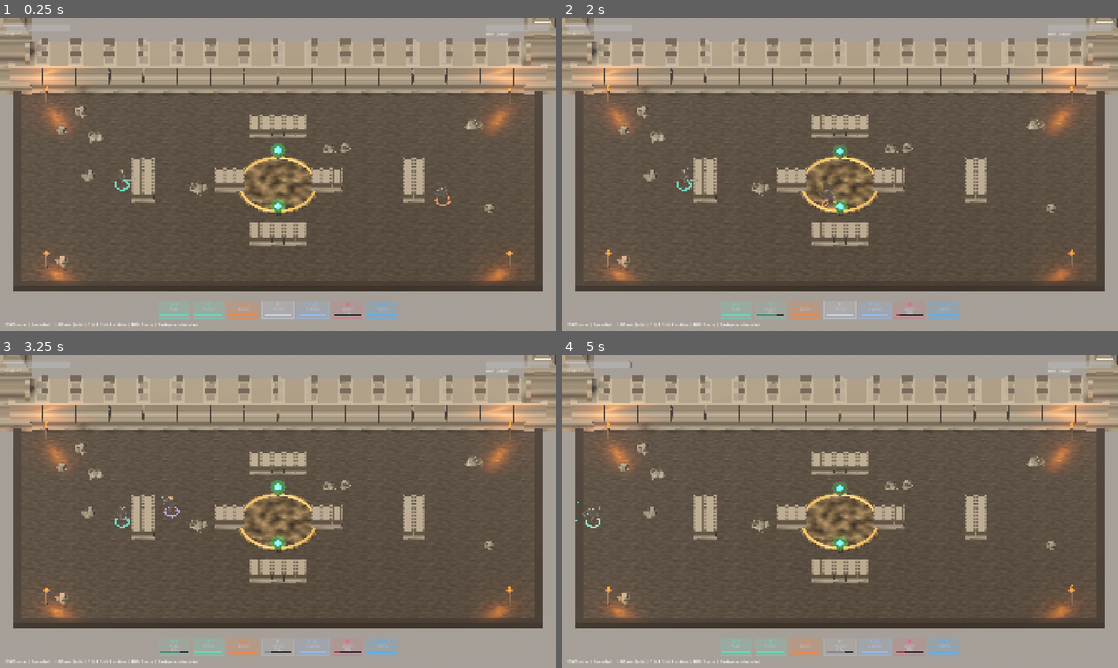
Above: before the commit, frames 1-4 (two rows, left to right).
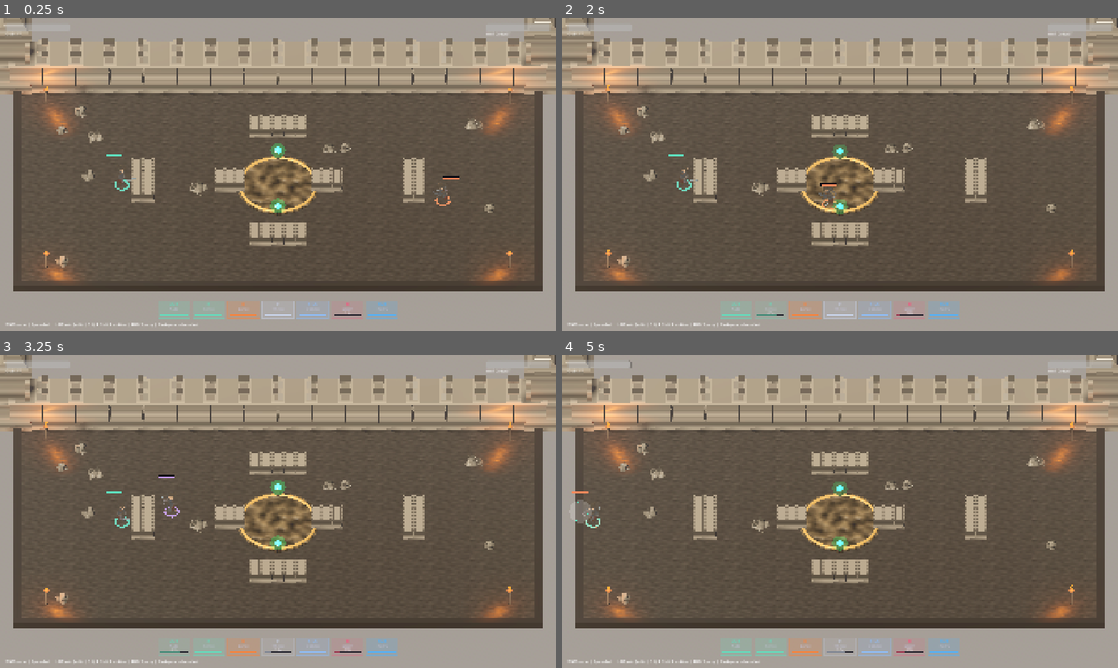
Above: after the commit, the same moments.

Repository: johnWard12/arena-game-godot
Game: Godot game, scene res://scenes/Main.tscn
Same seed, same stepped clock (60 frames per second), same inputs: the game is played once before the commit and once after it. This scene is started directly instead of the project's main scene.
Inputs (mouse positions are in pixels of both pictures, inside the frame that each line leads up to):
- Up to frame 1 (0.25 s): no input
- Up to frame 2 (2 s): tap Enter at 0.5 s; move the mouse to (962, 158) at 0.52 s; hold D 0.53-1.25 s; tap E at 0.6 s; click (962, 158) at 0.67 s; tap Space at 0.77 s; drag from (728, 190) to (812, 237) at 1.27 s
- Up to frame 3 (3.25 s): move the mouse to (333, 442) at 2.02 s; hold D 2.03-2.75 s; tap F at 2.1 s; drag from (250, 574) to (111, 464) at 2.77 s
- Up to frame 4 (5 s): move the mouse to (1006, 558) at 3.52 s; hold A 3.53-4.25 s; tap R at 3.6 s; tap Space at 3.77 s; drag from (673, 464) to (756, 433) at 4.27 s

The runs differ from the first frame. In frame 1, less than 0.1% of the frame differs, in the area x 19-83%, y 43-52%; in frame 2, less than 0.1%; in frame 3, less than 0.1%; in frame 4, 0.2%, in the area x 1-6%, y 43-54%.

Commit message:
Fix: overhead HUD (combo pips, HP bar, status rings) invisible since 3D migration
Root cause of "the sword icons aren't showing": Main.gd sets every entity's
`visible = false` because the procedural 2D character art is superseded by
EntityView3D. But visible=false suppresses the ENTIRE _draw() call on a
CanvasItem — which also silently killed _draw_hud(), the overhead overlay
with the HP bar, cast bar, combo pips (the swords from the previous fix),
slow/parry rings, stun stars, and knockup arrows. None of that has a 3D
equivalent, so it's been dark since the migration, not just the pips.

Fixed by replacing the visibility toggle with a new use_3d_view flag:
entities stay visible, but _draw() early-returns before the character-art
pass and calls _draw_hud() directly instead. Same change in all three
_draw() overrides (Entity/BruiserEntity/RangedEntity).

Caveat I can't verify from this environment: the HUD draws at the
entity's raw simulation-space position, while the 3D character is shown
through a tilted orthogonal camera — there's no unproject_position() sync
between them. If the overhead HUD appears vertically offset from the
actual 3D model in-editor, that's the next thing to fix (project the
entity's head position through camera3d each frame instead of relying on
implicit 1:1 coordinate alignment). Please check visually and let me know.

Co-Authored-By: Claude Sonnet 4.6 <noreply@anthropic.com>

Diff:
--- a/godot_project/scripts/BruiserEntity.gd
+++ b/godot_project/scripts/BruiserEntity.gd
@@ -203,6 +203,12 @@
 # ---- Drawing ----
 func _draw():
 	var now = Time.get_ticks_msec()
+
+	if use_3d_view:
+		if not alive:
+			return
+		_draw_hud(now, get_status_accent(base_color))
+		return
 
 	for p in trail:
 		var age = (now - p["time"]) / 200.0
--- a/godot_project/scripts/Entity.gd
+++ b/godot_project/scripts/Entity.gd
@@ -90,6 +90,16 @@
 
 # ---- State ----
 var is_player := false
+
+# When true, Main.gd is presenting this entity via EntityView3D instead of
+# this node's own procedural 2D art, so _draw() skips the character-art
+# pass entirely. It must NOT skip _draw_hud(): the entity node itself stays
+# visible (only the body art is suppressed) specifically so the overhead
+# HUD — HP bar, cast bar, combo pips, status rings, stun stars, knockup
+# arrows — keeps rendering. None of that has a 3D equivalent; setting the
+# whole node invisible (the original approach) silently killed all of it.
+var use_3d_view := false
+
 var base_color := Color(0.37, 0.88, 0.75)
 var velocity := Vector2.ZERO
 var facing := Vector2.RIGHT
@@ -965,6 +975,12 @@
 func _draw():
 	var now = Time.get_ticks_msec()
 
+	if use_3d_view:
+		if not alive:
+			return
+		_draw_hud(now, get_status_accent(base_color))
+		return
+
 	# trail
 	for p in trail:
 		var age = (now - p["time"]) / 200.0
--- a/godot_project/scripts/Main.gd
+++ b/godot_project/scripts/Main.gd
@@ -83,7 +83,11 @@
 	add_child(e)
 	e.arena_rect = arena_rect
 	e.obstacle_rects = map_obstacles
-	e.visible = false  # 2D vector art replaced by EntityView3D
+	# Stays visible — use_3d_view only skips the character-art pass inside
+	# _draw(), not the whole node. It draws the overhead HUD overlay (HP
+	# bar, cast bar, combo pips, status rings) that has no 3D equivalent;
+	# hiding the whole node would silently kill that too.
+	e.use_3d_view = true
 	e.projectile_spawned.connect(func(p):
 		p.obstacle_rects = map_obstacles
 		p.visible = false  # 2D vector art replaced by ProjectileView3D
--- a/godot_project/scripts/RangedEntity.gd
+++ b/godot_project/scripts/RangedEntity.gd
@@ -206,6 +206,12 @@
 # ---- Drawing override ----
 func _draw():
 	var now = Time.get_ticks_msec()
+
+	if use_3d_view:
+		if not alive:
+			return
+		_draw_hud(now, get_status_accent(base_color))
+		return
 
 	for p in trail:
 		var age = (now - p["time"]) / 200.0
